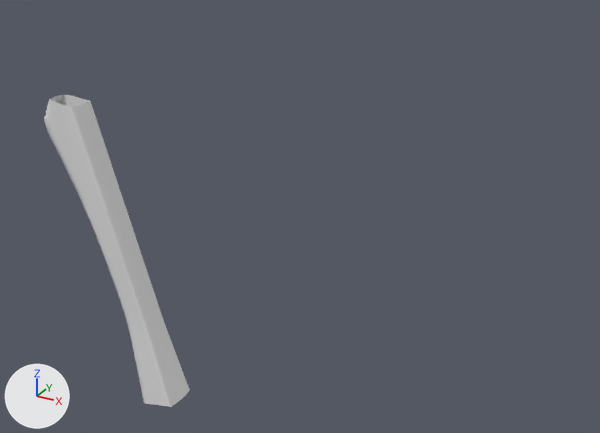
The Blender file main.blend as it was, and as the next commit left it.
The view is the same before and after, from a camera (50 mm lens) standing at (0.603, -0.776, 0.677) and looking at (0.159, 0.032, 0.273). The lights are fixed; the arrows at lower left show +X, +Y and +Z.

The scene before the commit, as lines of its bpy script (objects in view):
```python
me_cylinder = bpy.data.meshes.new('Cylinder')
me_cylinder.from_pydata(...)  # 1868 vertices, 1864 faces; spans x -0.627..0.059, y -0.029..0.029, z -0.51..0.078
me_cylinder_002 = bpy.data.meshes.new('Cylinder.002')
me_cylinder_002.from_pydata(...)  # 329 vertices, 297 faces; spans x 0.0..0.449, y -0.023..0.0, z -0.022..0.052
me_cylinder_002.polygons.foreach_set('use_smooth', [True] * 297)
ob_back_clone = bpy.data.objects.new('Back Clone', me_cylinder_002)
ob_back_clone.location = (-0.19, 0.0, 0.382)
ob_back_clone.rotation_euler = (0.0, 1.289, 0.0)  # degrees (0, 74, 0)
_m = ob_back_clone.modifiers.new('Mirror', 'MIRROR')
_m.use_axis = (False, True, False)
_m.use_clip = True
ob_frame = bpy.data.objects.new('Frame', me_cylinder)
ob_frame.location = (0.413, 0.0, 0.459)
ob_frame.hide_set(True)
```
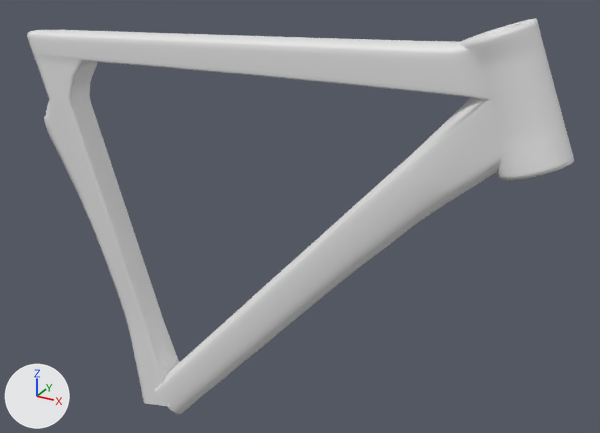
Changed parts and their boxes (x1, y1, x2, y2) in the pictures (600 x 433 px):
'Frame', shown: after (27, 18, 574, 414)

Edits to the bpy script that builds the scene:
```text
Change ob_frame:
    remove ob_frame.hide_set(True)
```
